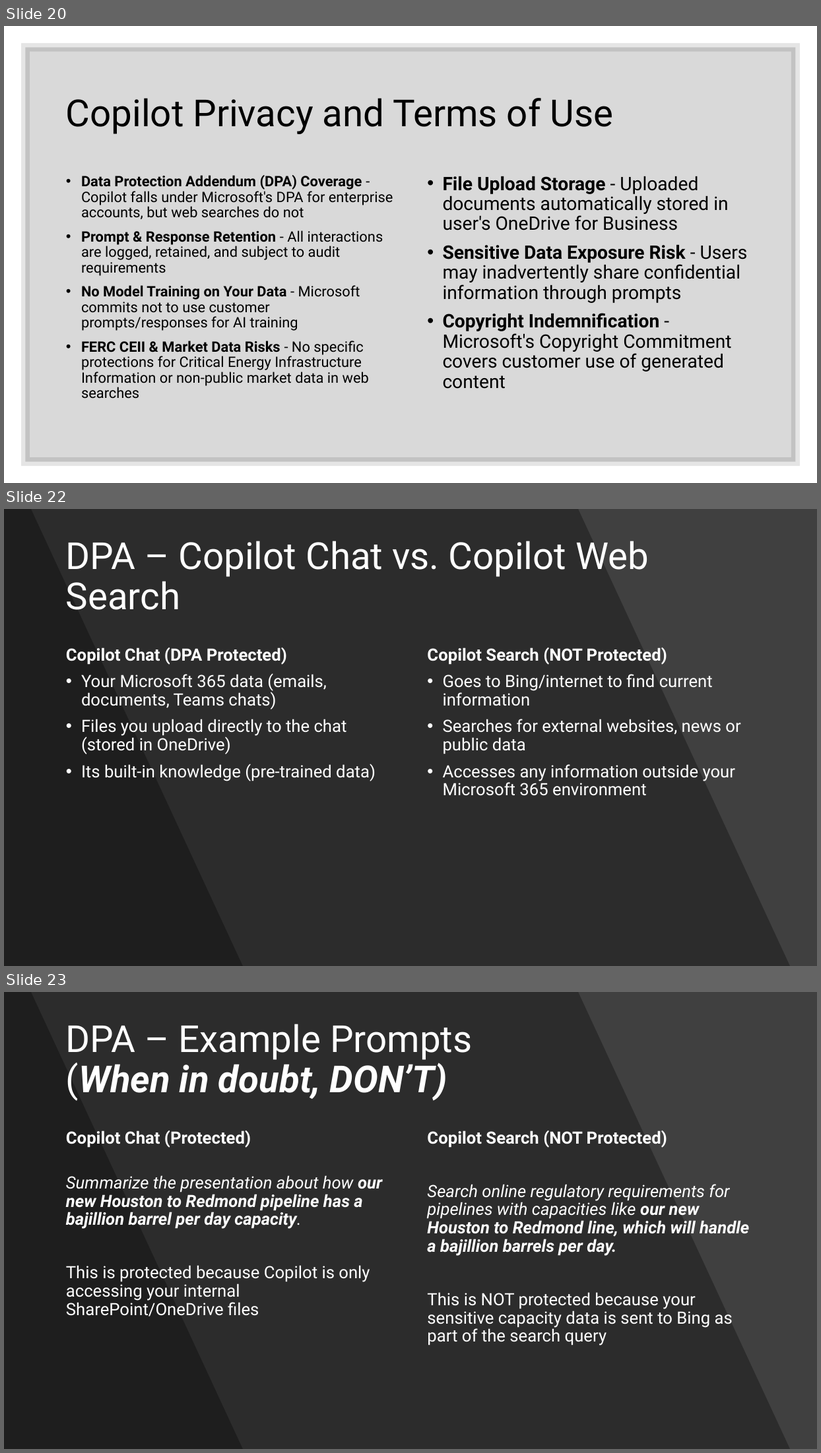
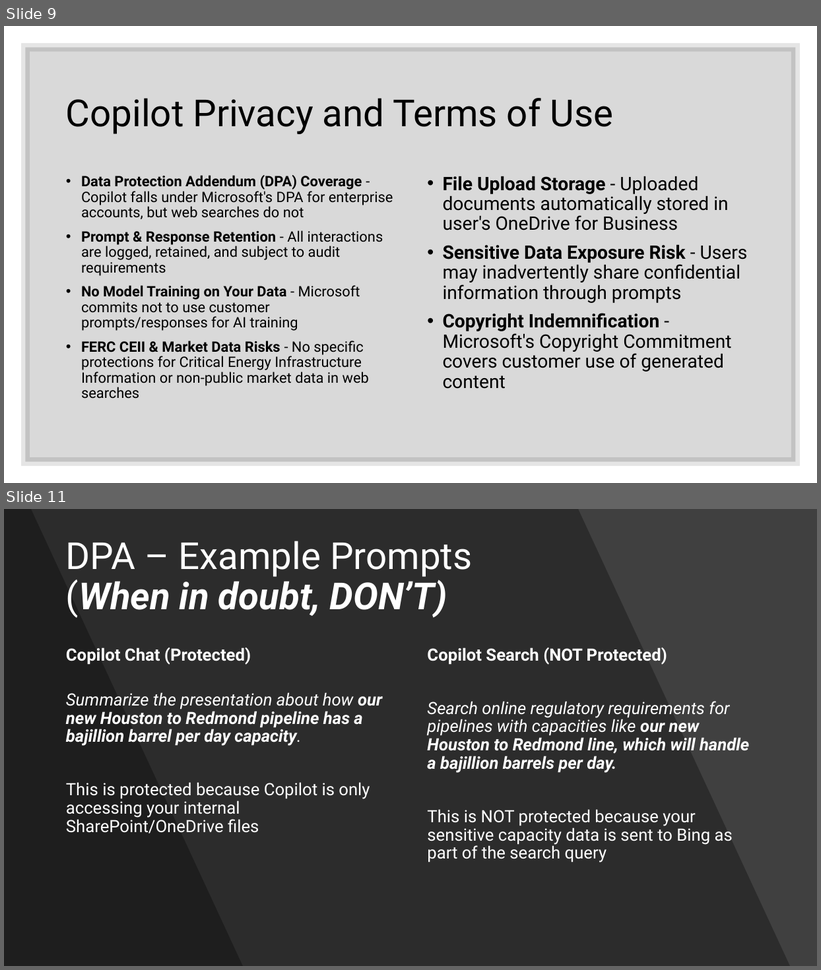
Before and after one commit to ericburcham/prompt-engineering, a slide deck: presentation/presentation.pptx. Shown one above the other, each under a label of ours: slides 20, 22 and 23 before the commit, slides 9 and 11 after it; the slides between them are not shown. The pictures are 821x1453 and 821x970 pixels, drawn with LibreOffice and Linux fonts; fonts in the diff are those of the drawing. Boxes give left, top, right and bottom in pixels: in the first picture for what was removed or moved away, otherwise in the second. Text is boxed around its words. In the diff, an @@ line names an element or a change of style, - is before the commit and + after.

```diff
--- a/presentation/presentation.pptx
+++ b/presentation/presentation.pptx
@@ slide 22 removed at (x1=4, y1=509, x2=817, y2=966), background #404040 @@
@@ freeform shape removed at (x1=4, y1=509, x2=790, y2=966) @@
@@ freeform shape removed at (x1=4, y1=509, x2=243, y2=966) @@
@@ title removed at (x1=66, y1=541, x2=649, y2=610) @@
-DPA – Copilot Chat vs. Copilot Web Search
@@ text removed at (x1=66, y1=648, x2=376, y2=782) @@
-Copilot Chat (DPA Protected)
-• Your Microsoft 365 data (emails, documents, Teams chats)
-• Files you upload directly to the chat (stored in OneDrive)
-• Its built-in knowledge (pre-trained data)
@@ text removed at (x1=427, y1=648, x2=741, y2=796) @@
-Copilot Search (NOT Protected)
-• Goes to Bing/internet to find current information
-• Searches for external websites, news or public data
-• Accesses any information outside your Microsoft 365 environment
@@ what was slide 20 is now slide 9 @@
@@ what was slide 23 is now slide 11 @@
```
Also in this commit, not shown: 5 slides changed, 1 slide added, 16 other slides removed, 1 other file.
